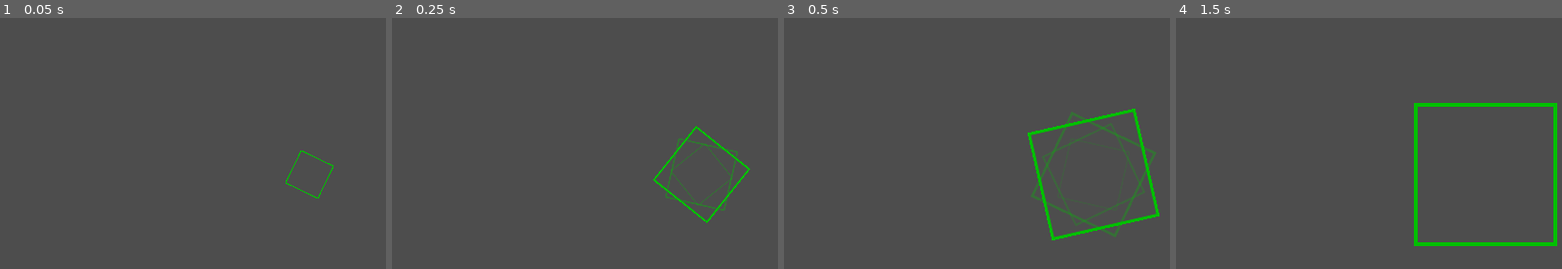
Above: before the commit, frames 1-4 (left to right).
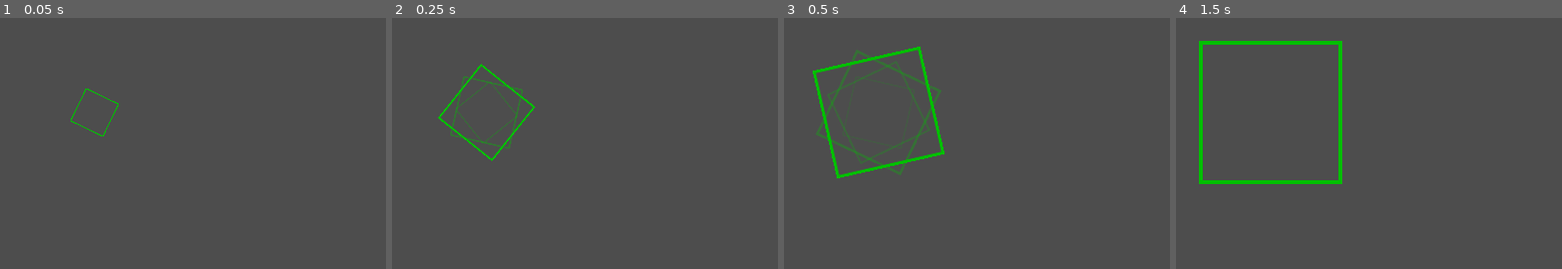
Above: after the commit, the same moments.

Repository: Nikolas-Augustini/RuneRush
Game: Godot game, scene res://battleScenes/soulCage/soulCage.tscn
The game is run twice, just before and just after one commit, with the same random seed, the same clock (stepped at 60 frames per second) and the same inputs. This scene is started directly instead of the project's main scene.
Inputs:
- Up to frame 1 (0.05 s): no input
- Up to frame 2 (0.25 s): no input
- Up to frame 3 (0.5 s): no input
- Up to frame 4 (1.5 s): hold Right (right) 0.53-1.28 s; tap Enter at 1.25 s; hold Down (down) from 1.28 s (still down)

The runs differ from the first frame. In frame 1, 0.3% of the frame differs, in the area x 18-87%, y 28-72%; in frame 2, 2.1%; in frame 3, 4.5%, in the area x 7-98%, y 11-89%; in frame 4, 4.4%.

Commit message:
added movement script for the soul

Diff:
--- /dev/null
+++ b/rune-rush/Scripts/soul-movement.gd
@@ -0,0 +1,11 @@
+extends CharacterBody2D
+
+const SPEED = 300.0
+
+func get_input():
+	var input_direction = Input.get_vector("left", "right", "up", "down")
+	velocity = input_direction * SPEED
+
+func _physics_process(delta):
+	get_input()
+	move_and_slide()
--- a/rune-rush/battleScenes/soulCage/soulCage.tscn
+++ b/rune-rush/battleScenes/soulCage/soulCage.tscn
@@ -14,24 +14,24 @@
 b = Vector2(147, 0)
 
 [node name="SoulCage" type="StaticBody2D" unique_id=1674561838]
-position = Vector2(560, 317)
 
 [node name="Sprite2D" type="Sprite2D" parent="." unique_id=1261986613]
+position = Vector2(335, 252)
 texture = ExtResource("1_3f7ju")
 script = ExtResource("1_gsb2k")
 
 [node name="leftWall" type="CollisionShape2D" parent="." unique_id=1623194312]
-position = Vector2(-73, 10)
+position = Vector2(262, 262)
 shape = SubResource("SegmentShape2D_b0pbs")
 
 [node name="rightWall" type="CollisionShape2D" parent="." unique_id=1406896190]
-position = Vector2(73, 11)
+position = Vector2(408, 263)
 shape = SubResource("SegmentShape2D_b0pbs")
 
 [node name="topWall" type="CollisionShape2D" parent="." unique_id=1706192105]
-position = Vector2(-74, -73)
+position = Vector2(261, 179)
 shape = SubResource("SegmentShape2D_7t1lk")
 
 [node name="bottomWall" type="CollisionShape2D" parent="." unique_id=1611144878]
-position = Vector2(-74, 73)
+position = Vector2(261, 325)
 shape = SubResource("SegmentShape2D_x0ffp")
--- a/rune-rush/soul/soul.tscn
+++ b/rune-rush/soul/soul.tscn
@@ -1,8 +1,10 @@
 [gd_scene format=3 uid="uid://cdhva2grq5l22"]
 
 [ext_resource type="Texture2D" uid="uid://bifag1tu6w8js" path="res://UI-assets/soul.png" id="1_7iwn2"]
+[ext_resource type="Script" uid="uid://b78xxi4bbd7al" path="res://Scripts/soul-movement.gd" id="1_rujom"]
 
 [node name="CharacterBody2D" type="CharacterBody2D" unique_id=457028180]
+script = ExtResource("1_rujom")
 
 [node name="Sprite2D" type="Sprite2D" parent="." unique_id=59552872]
 position = Vector2(334.8, 242.8)
Not shown, added: rune-rush/Scripts/soul-movement.gd.uid
